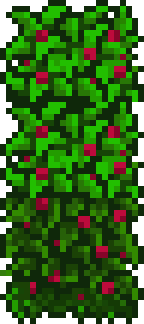
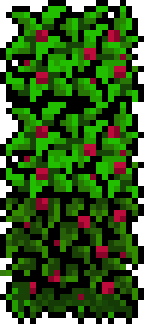
Two versions of the same layered image (144 × 324). Layer-by-layer changes:
removed layer "Pasted Layer" over (x1=0, y1=0, x2=144, y2=324)
painted on "Background" over (x1=0, y1=0, x2=144, y2=324)
